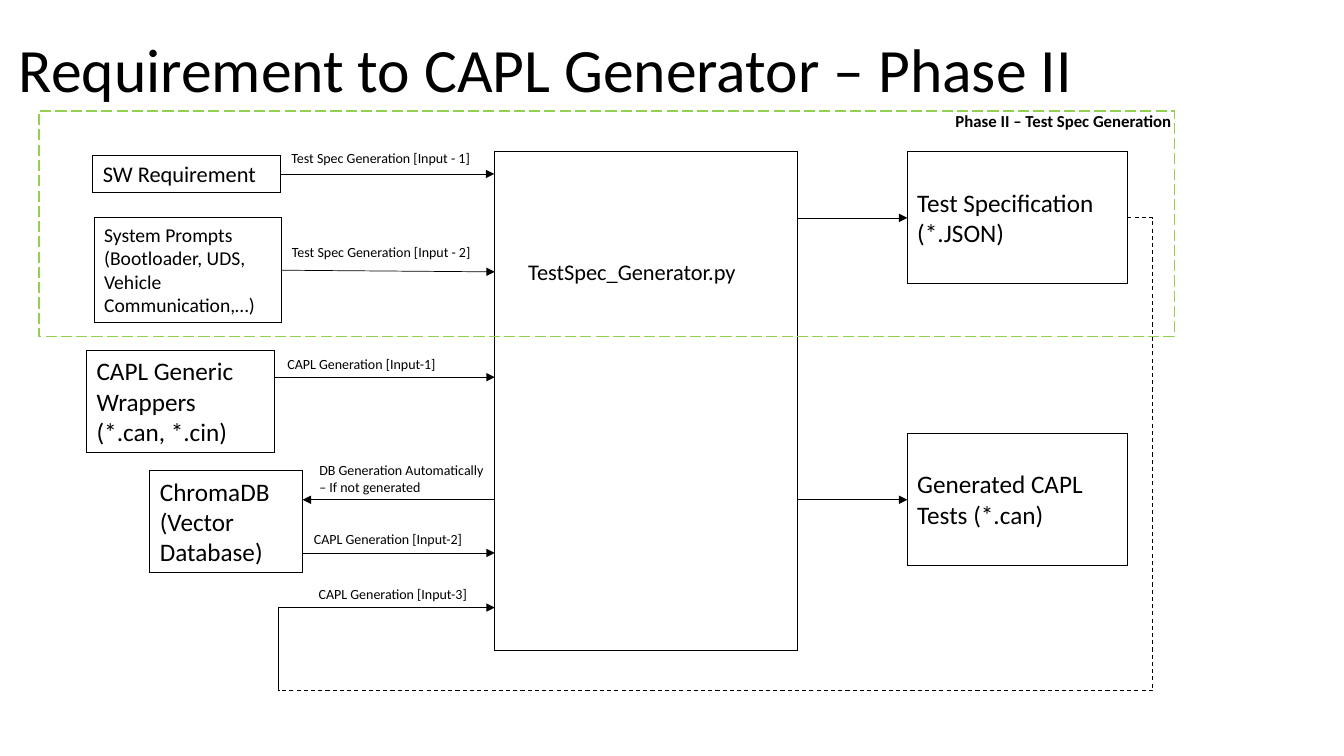
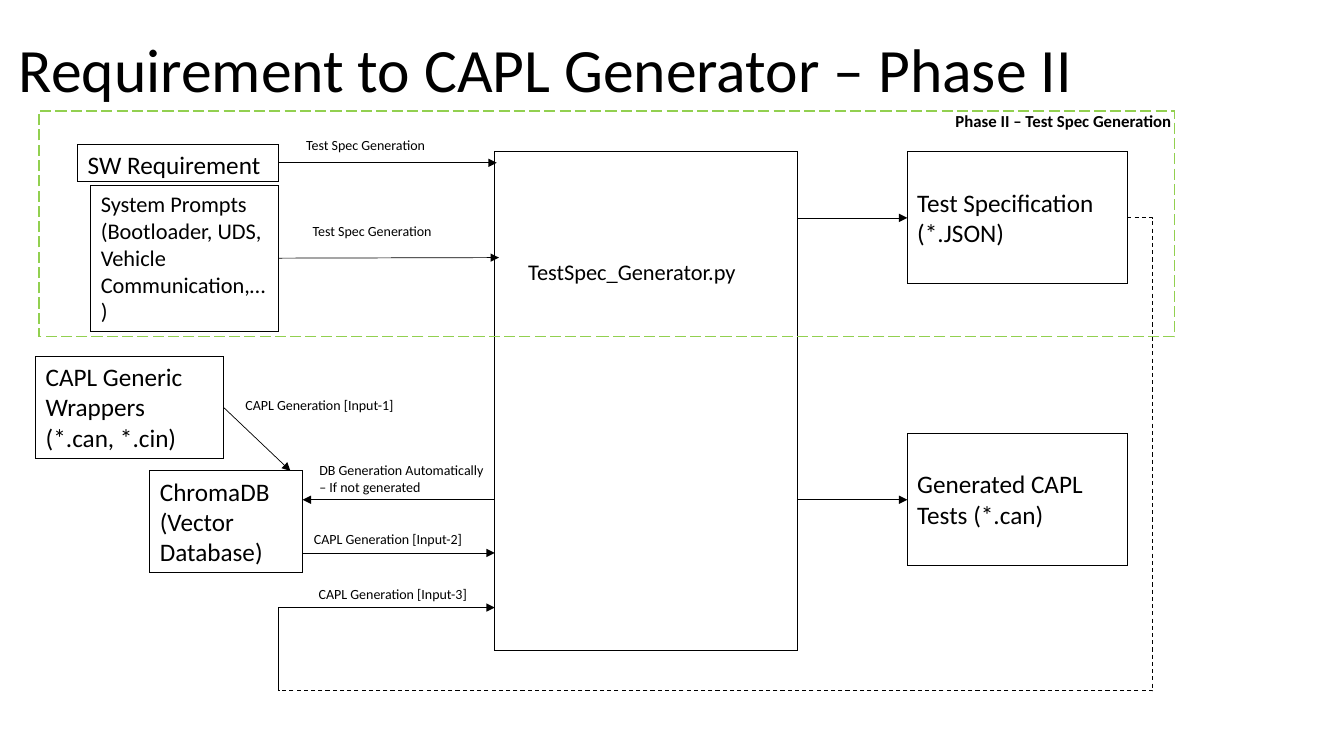
Before and after one commit to chankitmittal/AI-Agent-AutoTest_CaplStudio, a slide deck: slide 4 of Requirement to CAPL Generator.pptx. Drawn at 1344x756 pixels with LibreOffice and Linux fonts; fonts in the diff are those of the drawing. Boxes give left, top, right and bottom in pixels: in the first picture for what was removed or moved away, otherwise in the second. Text is boxed around its words. In the diff, an @@ line names an element or a change of style, - is before the commit and + after.

```diff
--- a/Requirement to CAPL Generator.pptx
+++ b/Requirement to CAPL Generator.pptx
@@ rectangle "SW Requirement": place and size @@
-rectangle "SW Requirement" at box(93, 155, 280, 193)
+rectangle "SW Requirement" at box(78, 144, 278, 181)
@@ rectangle "SW Requirement" at box(78, 144, 278, 181): size 16 to 18 pt @@
@@ text at box(306, 140, 425, 153): text changed @@
-Test Spec Generation [Input - 1]
+Test Spec Generation
@@ arrow moved from (280, 174) - (494, 174) to (278, 163) - (497, 163) @@
@@ rectangle "System Prompts (Bootloader, UDS, Vehicle ...": place and size @@
-rectangle "System Prompts (Bootloader, UDS, Vehicle ..." at box(94, 218, 281, 323)
+rectangle "System Prompts (Bootloader, UDS, Vehicle ..." at box(91, 186, 278, 332)
@@ rectangle "System Prompts (Bootloader, UDS, Vehicle ..." at box(91, 186, 278, 332): size 14 to 16 pt @@
@@ text at box(313, 226, 432, 239): text changed @@
-Test Spec Generation [Input - 2]
+Test Spec Generation
@@ arrow moved from (282, 270) - (495, 272) to (278, 258) - (499, 258) @@
@@ rectangle "CAPL Generic Wrappers (*.can, *.cin)": place and size @@
-rectangle "CAPL Generic Wrappers (*.can, *.cin)" at box(87, 351, 274, 453)
+rectangle "CAPL Generic Wrappers (*.can, *.cin)" at box(36, 357, 224, 459)
@@ arrow moved from (274, 377) - (495, 377) to (224, 407) - (290, 471) @@
@@ text "CAPL Generation [Input-1]": place and size @@
-text "CAPL Generation [Input-1]" at box(287, 359, 436, 372)
+text "CAPL Generation [Input-1]" at box(245, 400, 394, 413)
```
Also in this commit, not shown: 3 other slides changed.
